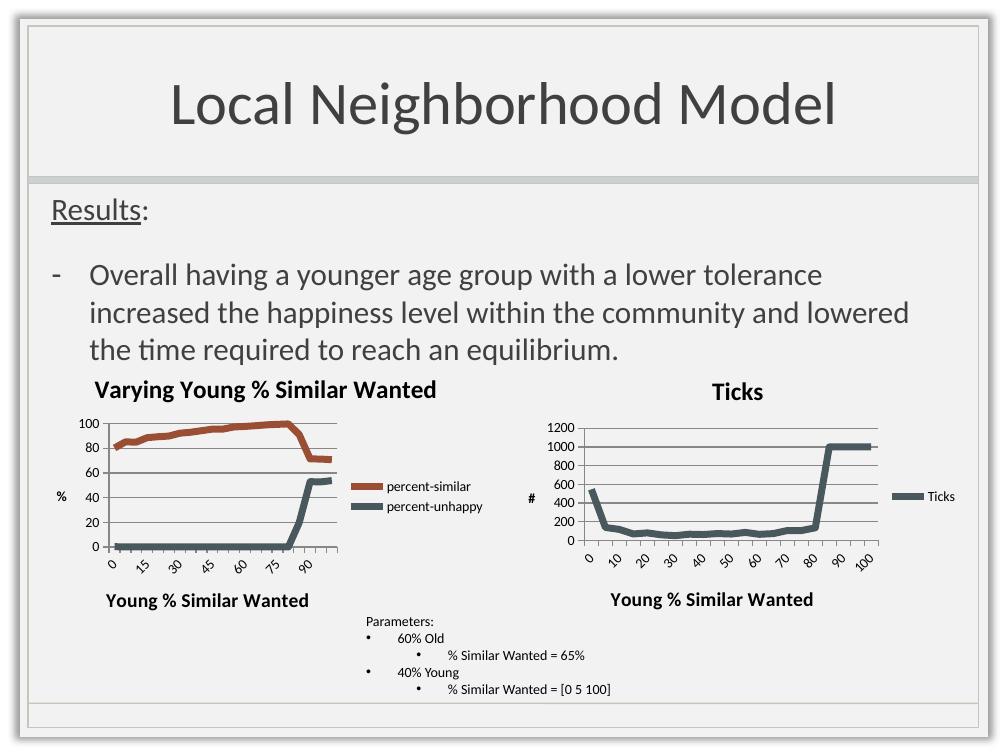
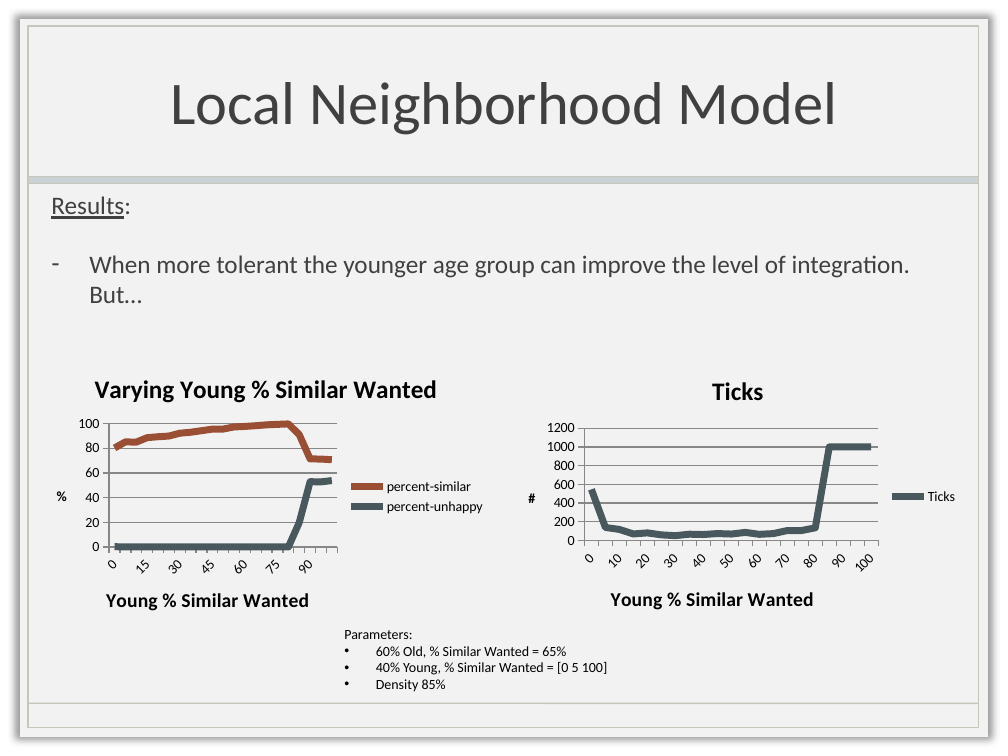
Before and after one commit to chathika/CAP6675HW2, a slide deck: slide 4 of CAP6675_HW2_Presentation.pptx. Drawn at 1008x756 pixels with LibreOffice and Linux fonts; fonts in the diff are those of the drawing; background and template pictures are left out. Boxes give left, top, right and bottom in pixels: in the first picture for what was removed or moved away, otherwise in the second. Text is boxed around its words. In the diff, an @@ line names an element or a change of style, - is before the commit and + after.

Commit message:
Changes to local model
density

```diff
--- a/CAP6675_HW2_Presentation.pptx
+++ b/CAP6675_HW2_Presentation.pptx
@@ text at [51,196,131,219]: size 22.2 to 18 pt in "Results:" @@
@@ text at [89,255,910,303]: text changed; size 22.2 to 18 pt @@
-– Overall having a younger age group with a lower tolerance increased the happiness level within the community and lowered the time required to reach an equilibrium.
+– When more tolerant the younger age group can improve the level of integration. But…
@@ line chart at [36,359,496,634] @@
-categories: 0.0, 5.0, 10.0, 15.0, 20.0, 25.0, 30.0, 35.0, 40.0, 45.0, 50.0, 55.0, 60.0, 65.0, 70.0, 75.0, 80.0, 85.0, 90.0, 95.0, 100.0
+categories: 0, 5, 10, 15, 20, 25, 30, 35, 40, 45, 50, 55, 60, 65, 70, 75, 80, 85, 90, 95, 100
@@ category axis changed @@
@@ value axis changed @@
@@ line chart at [508,358,968,634] @@
-categories: 0.0, 5.0, 10.0, 15.0, 20.0, 25.0, 30.0, 35.0, 40.0, 45.0, 50.0, 55.0, 60.0, 65.0, 70.0, 75.0, 80.0, 85.0, 90.0, 95.0, 100.0
+categories: 0, 5, 10, 15, 20, 25, 30, 35, 40, 45, 50, 55, 60, 65, 70, 75, 80, 85, 90, 95, 100
@@ category axis changed @@
@@ value axis changed @@
@@ text "Parameters:": place and size @@
-text "Parameters:" at [366,617,611,696]
+text "Parameters:" at [344,630,608,691]
@@ text "Parameters:" at [344,630,608,691]: vertical alignment top to middle @@
@@ text at [376,646,608,691]: text changed @@
-• 60% Old
-  • % Similar Wanted = 65%
-• 40% Young
-  • % Similar Wanted = [0 5 100]
+• 60% Old, % Similar Wanted = 65%
+• 40% Young, % Similar Wanted = [0 5 100]
+• Density 85%
```
Also in this commit, not shown: 5 other slides changed.
